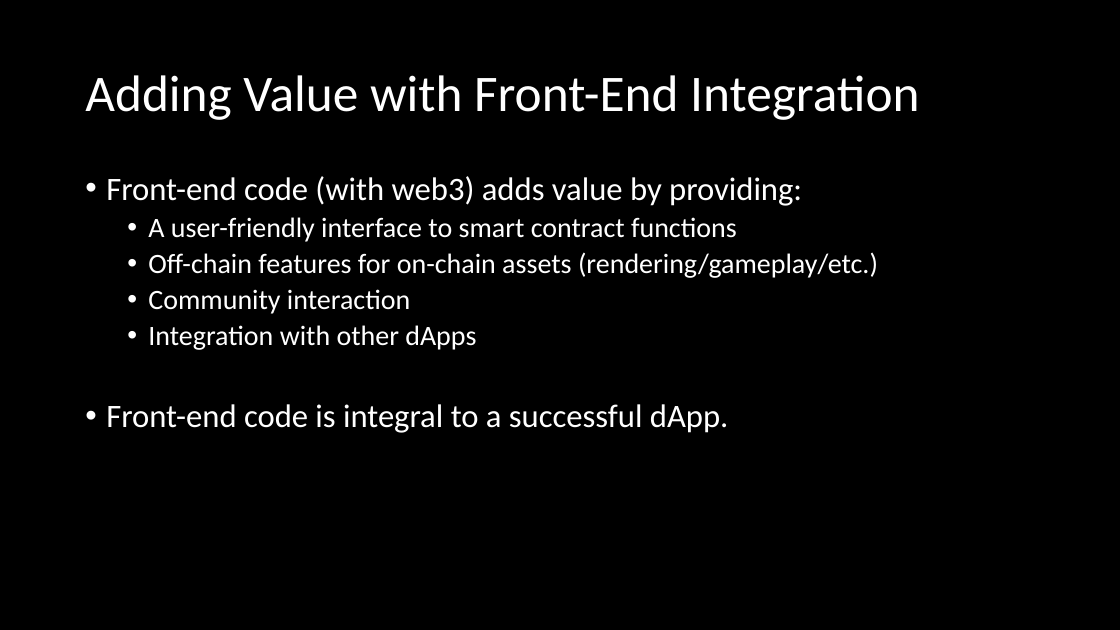
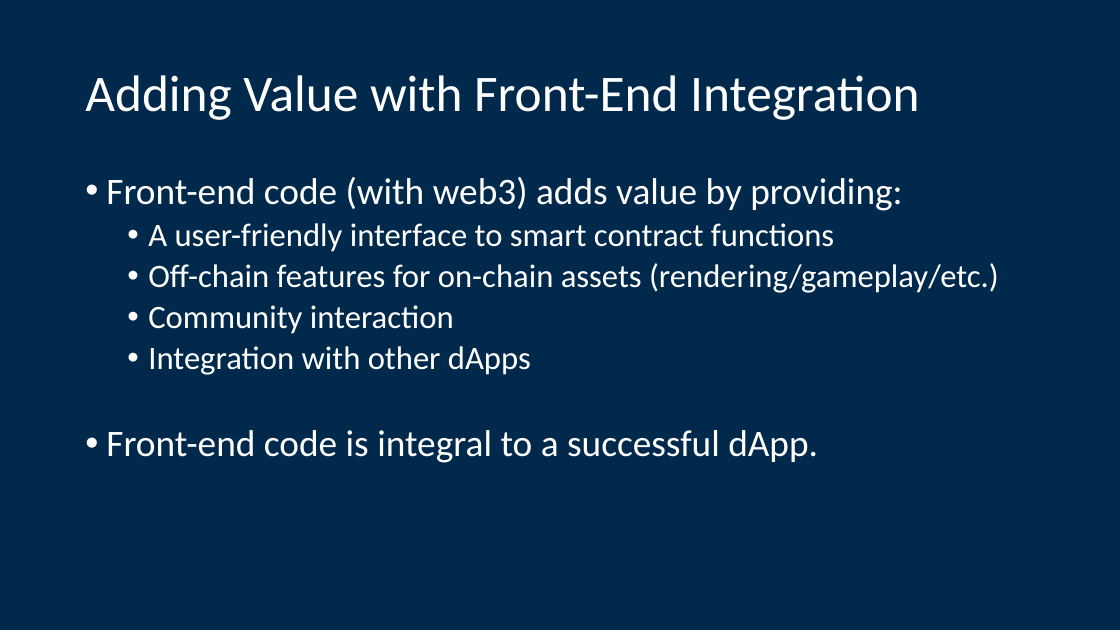
Before and after one commit to Blockchain-at-Michigan/Front-End-Workshop, a slide deck: slide 11 of presentation/Workshop_12_2_18.pptx (slide 7 before the commit). Drawn at 1120x630 pixels with LibreOffice and Linux fonts; fonts in the diff are those of the drawing. Boxes give left, top, right and bottom in pixels: in the first picture for what was removed or moved away, otherwise in the second. Text is boxed around its words. In the diff, an @@ line names an element or a change of style, - is before the commit and + after.

```diff
--- a/presentation/Workshop_12_2_18.pptx
+++ b/presentation/Workshop_12_2_18.pptx
@@ background #000000 to #01294C @@
@@ text "Front-end code (with web3) adds ..." at bbox=[106, 177, 999, 463]: size 28 to 32 pt in "Front-end code (with web3) adds value by ...", "Front-end code is integral to a successful ..."; size 24 to 28 pt in "A user-friendly interface to smart contract functions", "Off-chain features for on-chain assets (rendering/gameplay/e ...", "Community interaction", "Integration with other dApps" @@
```
Also in this commit, not shown: 6 other slides changed, 5 slides added, 2 slides removed, 2 other files.
